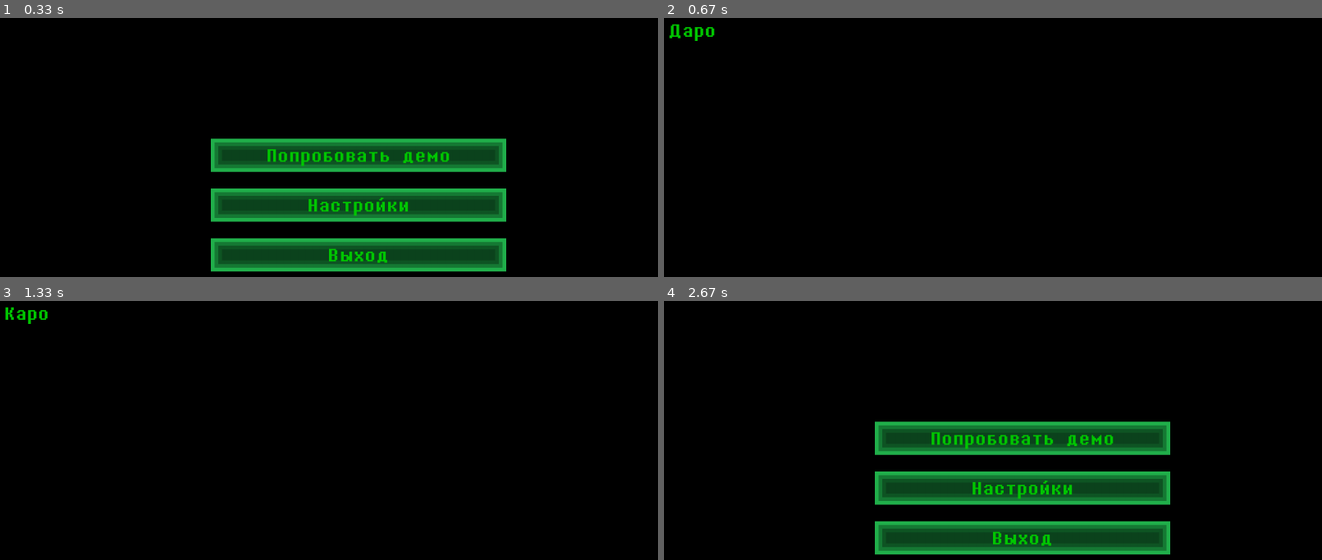
Above: before the commit, frames 1-4 (two rows, left to right).
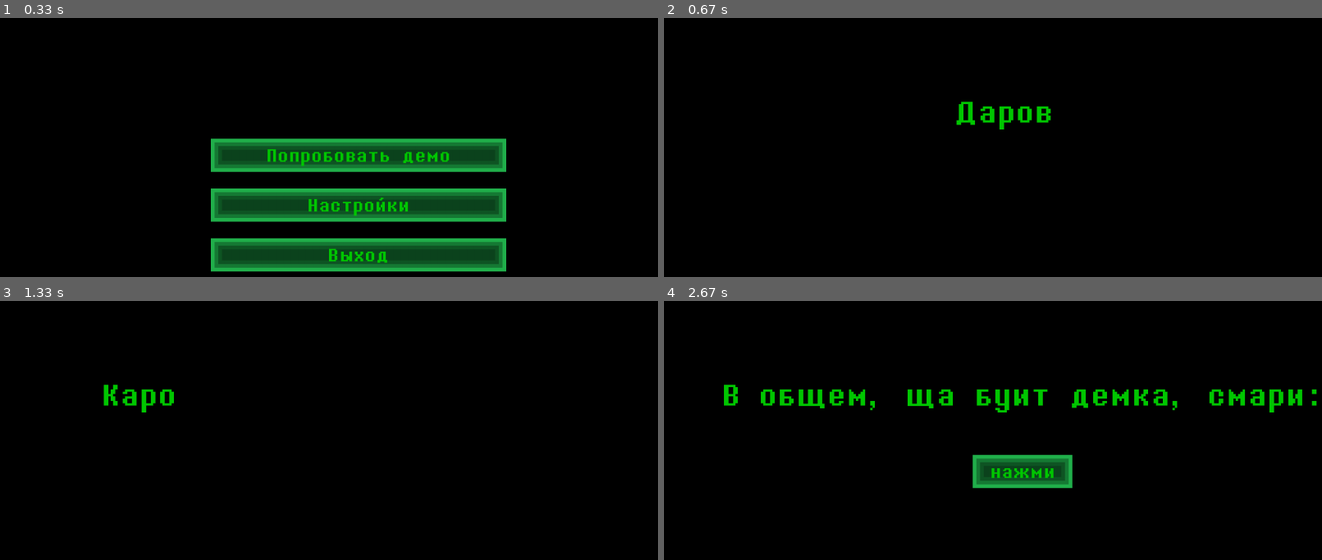
Above: after the commit, the same moments.

Repository: MaximElkinson/Pygame_SuperProject
Game: pygame game, started from игра.py
The game is run twice, just before and just after one commit, with the same random seed, the same clock (stepped at 60 frames per second) and the same inputs.
Inputs (mouse positions are in pixels of both pictures, inside the frame that each line leads up to):
- Up to frame 1 (0.33 s): no input
- Up to frame 2 (0.67 s): press the mouse at (1019, 155) at 0.37 s; move the mouse to (907, 214) at 0.47 s; release the mouse at (789, 274) at 0.6 s
- Up to frame 3 (1.33 s): press the mouse at (355, 438) at 0.7 s; move the mouse to (368, 391) at 0.8 s; release the mouse at (375, 347) at 0.93 s; click (92, 461) at 1.05 s
- Up to frame 4 (2.67 s): press the mouse at (756, 461) at 1.37 s; move the mouse to (828, 407) at 1.47 s; release the mouse at (900, 350) at 1.6 s; press the mouse at (756, 461) at 1.7 s; move the mouse to (1006, 461) at 1.8 s; release the mouse at (1249, 461) at 1.93 s; press the mouse at (756, 461) at 2.03 s; move the mouse to (1019, 503) at 2.13 s; release the mouse at (1282, 541) at 2.27 s; press the mouse at (756, 461) at 2.37 s; move the mouse to (802, 497) at 2.47 s; release the mouse at (848, 536) at 2.6 s

Frame 1 is identical in both runs. In frame 2, 0.8% of the frame differs, in the area x 0-59%, y 2-44%; in frame 3, 0.6%; in frame 4, 21%, in the area x 9-100%, y 32-99%.

Commit message:
Крупный фикс предыдущего обновления
В принципе не особо важно, главное, это теперь работает

Diff:
--- a/игра.py
+++ b/игра.py
@@ -17,6 +17,7 @@
     screen = pygame.display.set_mode(size, pygame.RESIZABLE)
 pixel_size = height // 800 * 8  # Игра пиксельная, поэтому определяется размер игрового пикселя
 MAIN_FONT = pygame.font.Font("data/cool pixel font.ttf", pixel_size * 6)  # Основной шрифт
+BIG_FONT = pygame.font.Font("data/cool pixel font.ttf", pixel_size * 10)  # Крупная версия
 mouse = False  # Состояние нажатия мышкой
 mouseprev = False  # Предыдущее состояние нажатия мышкой
 click = False  # Кликнула ли мышка в данный игровой тик
@@ -47,17 +48,6 @@
 btnimg = load_image("кнопка.png")  # Основной спрайт кнопки
 
 
-def start():
-    global screen
-    global buttons
-    del buttons[:]
-    a = CutScene((0, 255, 0))
-    a.add_fraze('adfs')
-    a.add_fraze('bsfd')
-    a.add_fraze('csdg')
-    a.start(screen)
-
-
 def in_rect(rect, xy):  # Функция проверки нахождения точки в прямоугольнике
     if rect[0] <= xy[0] < rect[0] + rect[2] and rect[1] <= xy[1] < rect[1] + rect[3]:
         return True
@@ -67,23 +57,23 @@
 class GameStage:  # Надкласс для стадий игры, чтобы не создавать кучу повторяющихся циклов
     def __init__(self):
         self.elements = []
+        self.nextstage = None
         self.active = True
 
-    def update(self, *args):  # Изначально пустая функция для обновления спрайтов и т.п.
+    def update(self):  # Изначально пустая функция для обновления спрайтов и т.п.
         pass
 
-    def transform(self, Stage=None, *args):  # Функция для перехода с одной стадии к другой
+    def transform(self, stage=None):  # Функция для перехода с одной стадии к другой
         self.active = False
         for i in self.elements:
             i.kill()
-        if Stage is None:
-            del (self)
+        if stage is None:
             return
-        self = Stage(*args)
+        self.nextstage = stage
 
 
 class Speech(pygame.sprite.Sprite):  # "Монологовое окно", отсюда приходит текст
-    def __init__(self, text, *group, colorlib=None, func=None, cutscene=False, rate=3):
+    def __init__(self, text, *group, colorlib=None, stay=False, func=do_nothing, cutscene=False, rate=2):
         super().__init__(*group)
         if colorlib is None:
             colorlib = {}
@@ -112,6 +102,11 @@
         self.step = 0  # Шаг, грубо говоря, где "каретка" находится в тексте
         self.cutscene = cutscene  # Особый тип, на случай "кат-сцен"
         self.func = func  # Функция, запускающаяся после всех фраз
+        self.stay = stay  # Если включено, объект можно будет удалить только вручную
+        if cutscene:
+            self.font = BIG_FONT
+        else:
+            self.font = MAIN_FONT
         if func is None:
             self.func = do_nothing()  # Заглушка, если ничего не нужно
 
@@ -125,16 +120,20 @@
         # "Проматывание" текущего текста до конца, если лень смотреть анимацию
         if doskip and self.step < (len(self.normaltext)) * self.rate - 1:
             self.step = (len(self.normaltext) - 1) * self.rate
-            bltext = [MAIN_FONT.render(i, False, color) for i in self.text]
+            bltext = [self.font.render(i, False, color) for i in self.text]
             for i in range(len(bltext)):  # Цикл, потому что несколько строк
+                if self.cutscene:
+                    x = (width - self.font.size(self.text[i])[0]) // 2
+                else:
+                    x = pixel_size * 4
                 self.image.blit(bltext[i], (
-                    pixel_size * 4, pixel_size * 4 + MAIN_FONT.get_height() * i))
+                    x, pixel_size * (4 + 20 * self.cutscene) + self.font.get_height() * i))
         elif doskip:  # Если текст уже доанимировался, нажатие запускает следующую фразу
             self.next_phrase()
         elif self.step < (len(self.normaltext)) * self.rate - 1:
             if self.step % self.rate == 0:
                 # Если ничего не произошло, просто рендерим следующий символ
-                bltext = MAIN_FONT.render(self.normaltext[self.step // self.rate], False, color)
+                bltext = self.font.render(self.normaltext[self.step // self.rate], False, color)
                 j = self.step // self.rate
                 numline = 0
                 for i in self.text:
@@ -143,8 +142,13 @@
                         numline += 1
                     else:
                         break
-                self.image.blit(bltext, (pixel_size * 4 + MAIN_FONT.size(
-                    self.text[numline][:j])[0], pixel_size * 4 + MAIN_FONT.get_height() * numline))
+                if self.cutscene:
+                    x = (width - self.font.size(self.text[numline])[0]) // 2
+                else:
+                    x = pixel_size * 4
+                self.image.blit(bltext, (x + self.font.size(
+                    self.text[numline][:j])[0], pixel_size * (4 + 20 * self.cutscene) +
+                                         self.font.get_height() * numline))
             self.step += 1  # +1 шаг
 
     def set_text(self, text):  # Функция для переделки текста
@@ -164,10 +168,18 @@
     def next_phrase(self):  # Переход к следующей фразе
         if self.phrase >= len(self.fulltext) - 1:
             self.func()
-            self.kill()
+            if not self.stay:
+                self.kill()
         else:
             self.phrase += 1
             self.set_text(self.fulltext[self.phrase])
+
+    def is_complete(self):  # Если весь текст прокручен, то True
+        if self.phrase == len(self.fulltext) - 1 and \
+                self.step == (len(self.normaltext)) * self.rate - 1:
+            return True
+        print("ono:(")
+        return False
 
 
 class Tile(pygame.sprite.Sprite):
@@ -234,48 +246,6 @@
                          (self.rect.h - MAIN_FONT.get_height()) / 2))
 
 
-class CutScene:
-    def __init__(self, color, text=None):
-        if text is None:
-            text = []
-        self.frazes = text
-        self.color = color
-
-    def add_fraze(self, text):
-        self.frazes.append(text)
-
-    def start(self, screen):
-        TIMEPRINT = pygame.USEREVENT + 1
-        pygame.time.set_timer(TIMEPRINT, 300)
-        screen.fill(pygame.Color(0, 0, 0))
-        running = True
-        x = 0
-        y = 0
-        s = 0
-        l = 0
-        while running:
-            for event in pygame.event.get():
-                if event.type == pygame.QUIT:
-                    running = False
-                if event.type == TIMEPRINT:
-                    if s < len(self.frazes):
-                        font = MAIN_FONT
-                        text = font.render(self.frazes[s][l], True, self.color)
-                        screen.blit(text, (x, y))
-                        l += 1
-                        x += 15
-                        pygame.display.flip()
-                        if l == len(self.frazes[s]):
-                            s += 1
-                            l = 0
-                            x = 0
-                            y += 30
-                    else:
-                        running = False
-                if event.type == pygame.MOUSEBUTTONUP:
-                    running = False
-
-
 class MainMenu(GameStage):
     def __init__(self):
         super().__init__()
@@ -327,13 +297,25 @@
 class Intro(GameStage):
     def __init__(self):
         super().__init__()
+        self.funytimer = 30
+        self.wasnt = True
         self.elements = [Speech([["Дарова."],
-                                 ["Кароче это типа вступление, поэтому фона нету хыхя"],
-                                 ["В общем, иди дорабатывай."]],
-                                sprites, cutscene=True, rate=5, func=self.to_main_menu)]
+                                 ["Кароче это типа вступление,", "поэтому фона нету хыхя"],
+                                 ["В общем, ща буит демка, смари:"]],
+                                sprites, cutscene=True, rate=4, stay=True)]
 
     def to_main_menu(self):
         self.transform(MainMenu)
+
+    def update(self, *args):
+        if self.elements[0].is_complete() and self.wasnt:
+            self.funytimer -= 1
+        if self.funytimer == 0:
+            self.wasnt = False
+            self.elements.append(Button((width - btnimg.get_width()) // 2,
+                                        (height - btnimg.get_height()) // 2,
+                                        btnimg.copy(), "нажми", (0, 200, 0), self.to_main_menu,
+                                        buttons, sprites))
 
 
 class Naperstki:
@@ -587,6 +569,11 @@
             click = True
         else:
             click = False
+        nextstage = stage.nextstage
+        if nextstage is not None:
+            del stage
+            stage = nextstage()
+        stage.update()
         sprites.update(mouse_pos, click, pygame.key.get_pressed())
         screen.fill((0, 0, 0))
         sprites.draw(screen)
